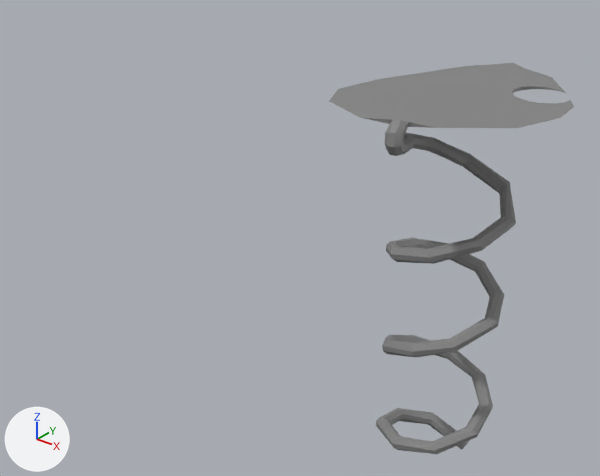
The FBX model Assets/Models/GrowingPlant.fbx: old version first, new version second.
Both versions are drawn from a camera (50 mm lens) standing at (3.34, -2.36, 0.98) and looking at (0.89, 0.69, -0.92). The axes (+X, +Y, +Z) are drawn at lower left. The lights are the same throughout. Where no turn or scale is listed for an object, it has been applied to the vertices.
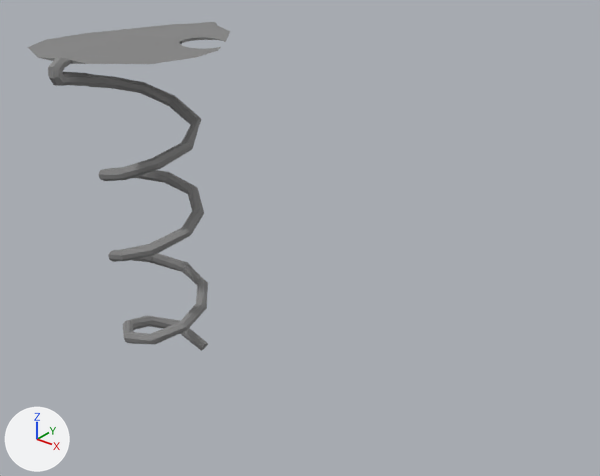
The change, as a diff of the scene's bpy script:
```diff
--- a/Assets/Models/GrowingPlant.fbx.py
+++ b/Assets/Models/GrowingPlant.fbx.py
@@ ob_pcube12 @@
 ob_pcube12 = bpy.data.objects.new('pCube12', me_mesh)
-ob_pcube12.location = (1.746, 0.762, 0.0)
+ob_pcube12.location = (-0.026, 0.566, 0.0)
@@ ob_pcube13 @@
 ob_pcube13 = bpy.data.objects.new('pCube13', me_mesh_001)
-ob_pcube13.location = (1.764, 0.192, -0.001)
+ob_pcube13.location = (0.0, 0.0, 0.0)
```

Changed parts and their boxes [x1, y1, x2, y2] in the pictures (600 x 476 px):
'pCube13', moved: before [376, 119, 516, 454]; after [48, 57, 208, 351]
'pCube12', moved: before [329, 62, 574, 128]; after [28, 22, 230, 64]
